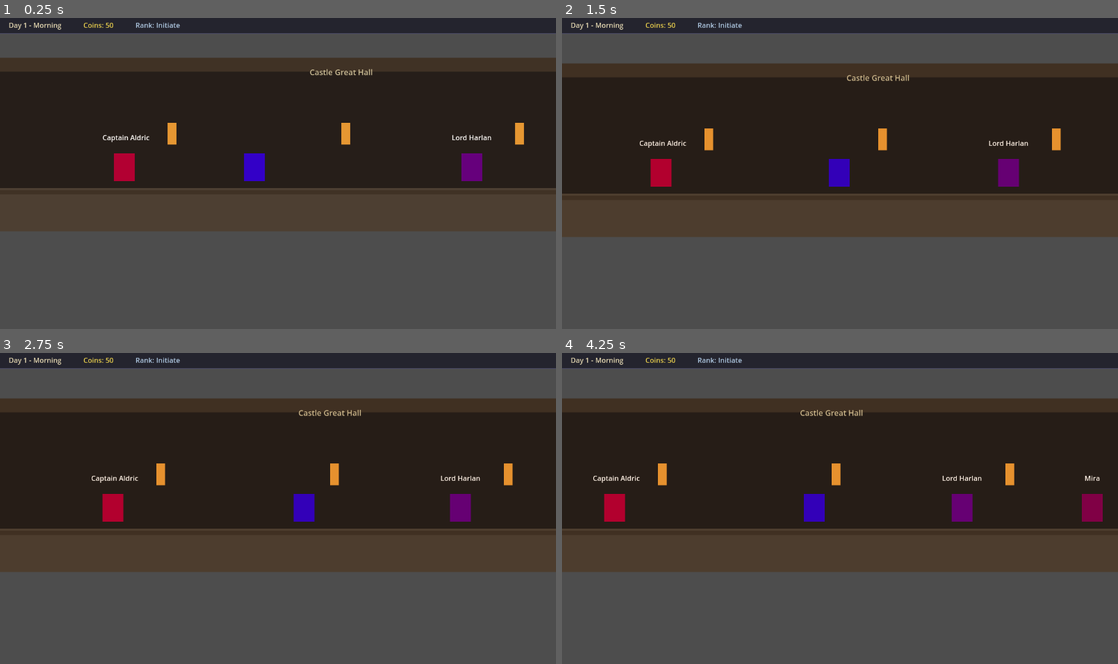
Above: before the commit, frames 1-4 (two rows, left to right).
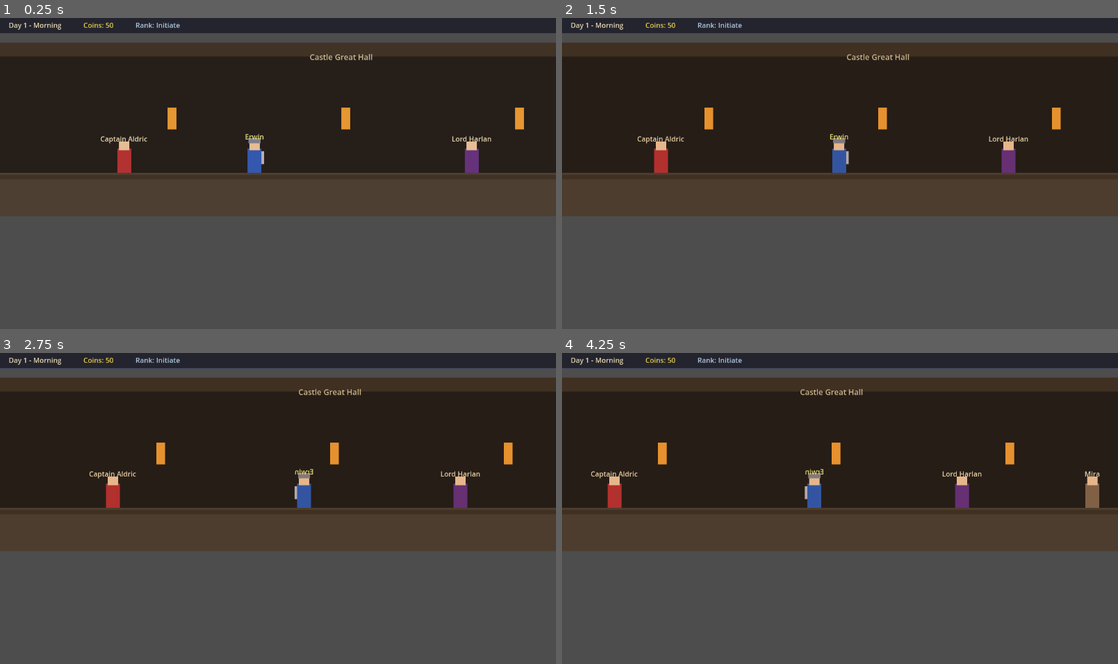
Above: after the commit, the same moments.

Repository: EMERKOR/The-Game-With-No-Name
Game: Godot game, scene res://scenes/main/main.tscn
The game is run twice, just before and just after one commit, with the same random seed, the same clock (stepped at 60 frames per second) and the same inputs.
Inputs:
- Up to frame 1 (0.25 s): no input
- Up to frame 2 (1.5 s): tap Enter at 0.5 s; hold D (move_right) 0.53-1.28 s; hold E (interact) 0.53-1.28 s; hold A (move_left) from 1.28 s (still down); tap 1 at 1.35 s
- Up to frame 3 (2.75 s): release A (move_left) at 2.03 s; hold D (move_right) from 2.03 s (still down); tap 9 at 2.1 s
- Up to frame 4 (4.25 s): tap E (interact) at 2.85 s; release D (move_right) at 3.53 s; hold A (move_left) from 3.53 s (still down); tap 1 at 3.6 s

The runs differ from the first frame. In frame 1, 20% of the frame differs, in the area x 0-100%, y 8-69%; in frame 2, 26%; in frame 3, 26%; in frame 4, 26%, in the area x 0-100%, y 8-71%.

Commit message:
Fix player and NPC visuals to use ColorRect instead of PlaceholderTexture2D
PlaceholderTexture2D does not render visibly, causing blank screen.
Changed to ColorRect-based character visuals that display properly.

Changes:
- Player scene: ColorRect body/head/helmet/sword, RectangleShape2D collision
- NPC scene: ColorRect body/head, RectangleShape2D collision
- Updated controllers to remove AnimatedSprite2D references
- Fixed character positions to y=0 (feet on floor)
- Fixed collision shape positions to properly interact with floor

Diff:
--- a/scenes/levels/castle_interior.tscn
+++ b/scenes/levels/castle_interior.tscn
@@ -101,22 +101,22 @@
 shape = SubResource("RectangleShape2D_ceiling")
 
 [node name="Player" parent="." instance=ExtResource("1_player")]
-position = Vector2(-200, -48)
+position = Vector2(-200, 0)
 
 [node name="CaptainAldric" parent="." instance=ExtResource("2_npc")]
-position = Vector2(-500, -48)
+position = Vector2(-500, 0)
 npc_id = "captain_aldric"
 display_name = "Captain Aldric"
 npc_color = Color(0.7, 0.2, 0.2, 1)
 
 [node name="LordHarlan" parent="." instance=ExtResource("2_npc")]
-position = Vector2(300, -48)
+position = Vector2(300, 0)
 npc_id = "lord_harlan"
 display_name = "Lord Harlan"
 npc_color = Color(0.4, 0.2, 0.5, 1)
 
 [node name="ServantMira" parent="." instance=ExtResource("2_npc")]
-position = Vector2(600, -48)
+position = Vector2(600, 0)
 npc_id = "servant_mira"
 display_name = "Mira"
 npc_color = Color(0.5, 0.4, 0.3, 1)
--- a/scenes/npcs/npc.tscn
+++ b/scenes/npcs/npc.tscn
@@ -1,52 +1,49 @@
-[gd_scene load_steps=5 format=3 uid="uid://chnpc1yx8e4j"]
+[gd_scene load_steps=3 format=3 uid="uid://chnpc1yx8e4j"]
 
 [ext_resource type="Script" path="res://scripts/npcs/npc_controller.gd" id="1_npc"]
 
-[sub_resource type="PlaceholderTexture2D" id="PlaceholderTexture2D_npc"]
-size = Vector2(48, 64)
-
-[sub_resource type="SpriteFrames" id="SpriteFrames_npc"]
-animations = [{
-"frames": [{
-"duration": 1.0,
-"texture": SubResource("PlaceholderTexture2D_npc")
-}],
-"loop": true,
-"name": &"idle",
-"speed": 5.0
-}]
-
-[sub_resource type="CapsuleShape2D" id="CapsuleShape2D_npc"]
-radius = 16.0
-height = 48.0
+[sub_resource type="RectangleShape2D" id="RectangleShape2D_npc"]
+size = Vector2(28, 56)
 
 [node name="NPC" type="CharacterBody2D" groups=["interactable"]]
 collision_layer = 1
 collision_mask = 2
 script = ExtResource("1_npc")
 
-[node name="AnimatedSprite2D" type="AnimatedSprite2D" parent="."]
-sprite_frames = SubResource("SpriteFrames_npc")
-animation = &"idle"
-autoplay = "idle"
+[node name="Body" type="ColorRect" parent="."]
+offset_left = -16.0
+offset_top = -56.0
+offset_right = 16.0
+offset_bottom = 0.0
+color = Color(0.5, 0.5, 0.5, 1)
+
+[node name="Head" type="ColorRect" parent="."]
+offset_left = -12.0
+offset_top = -72.0
+offset_right = 12.0
+offset_bottom = -52.0
+color = Color(0.9, 0.75, 0.6, 1)
 
 [node name="CollisionShape2D" type="CollisionShape2D" parent="."]
-position = Vector2(0, -24)
-shape = SubResource("CapsuleShape2D_npc")
+position = Vector2(0, -28)
+shape = SubResource("RectangleShape2D_npc")
 
 [node name="NameLabel" type="Label" parent="."]
-offset_left = -50.0
-offset_top = -80.0
-offset_right = 50.0
-offset_bottom = -60.0
+offset_left = -60.0
+offset_top = -90.0
+offset_right = 60.0
+offset_bottom = -72.0
+theme_override_colors/font_color = Color(0.9, 0.85, 0.7, 1)
 horizontal_alignment = 1
 vertical_alignment = 1
 
 [node name="PromptLabel" type="Label" parent="."]
 visible = false
-offset_left = -50.0
-offset_top = 20.0
-offset_right = 50.0
-offset_bottom = 40.0
+offset_left = -40.0
+offset_top = 10.0
+offset_right = 40.0
+offset_bottom = 30.0
+theme_override_colors/font_color = Color(0.9, 0.9, 0.4, 1)
+text = "[E] Talk"
 horizontal_alignment = 1
 vertical_alignment = 1
--- a/scenes/player/player.tscn
+++ b/scenes/player/player.tscn
@@ -1,55 +1,63 @@
-[gd_scene load_steps=5 format=3 uid="uid://blxwvn1yx8e4j"]
+[gd_scene load_steps=4 format=3 uid="uid://blxwvn1yx8e4j"]
 
 [ext_resource type="Script" path="res://scripts/player/player_controller.gd" id="1_player"]
 
-[sub_resource type="PlaceholderTexture2D" id="PlaceholderTexture2D_player"]
-size = Vector2(48, 64)
-
-[sub_resource type="SpriteFrames" id="SpriteFrames_player"]
-animations = [{
-"frames": [{
-"duration": 1.0,
-"texture": SubResource("PlaceholderTexture2D_player")
-}],
-"loop": true,
-"name": &"idle",
-"speed": 5.0
-}, {
-"frames": [{
-"duration": 1.0,
-"texture": SubResource("PlaceholderTexture2D_player")
-}],
-"loop": true,
-"name": &"walk",
-"speed": 8.0
-}]
-
-[sub_resource type="CapsuleShape2D" id="CapsuleShape2D_body"]
-radius = 16.0
-height = 48.0
+[sub_resource type="RectangleShape2D" id="RectangleShape2D_body"]
+size = Vector2(28, 56)
 
 [sub_resource type="CircleShape2D" id="CircleShape2D_interact"]
-radius = 40.0
+radius = 50.0
 
 [node name="Player" type="CharacterBody2D"]
 collision_layer = 2
 collision_mask = 1
 script = ExtResource("1_player")
 
-[node name="AnimatedSprite2D" type="AnimatedSprite2D" parent="."]
-modulate = Color(0.2, 0.4, 0.8, 1)
-sprite_frames = SubResource("SpriteFrames_player")
-animation = &"idle"
-autoplay = "idle"
+[node name="Body" type="ColorRect" parent="."]
+offset_left = -16.0
+offset_top = -56.0
+offset_right = 16.0
+offset_bottom = 0.0
+color = Color(0.2, 0.35, 0.7, 1)
+
+[node name="Head" type="ColorRect" parent="."]
+offset_left = -12.0
+offset_top = -72.0
+offset_right = 12.0
+offset_bottom = -52.0
+color = Color(0.9, 0.75, 0.6, 1)
+
+[node name="Helmet" type="ColorRect" parent="."]
+offset_left = -14.0
+offset_top = -80.0
+offset_right = 14.0
+offset_bottom = -68.0
+color = Color(0.5, 0.5, 0.55, 1)
+
+[node name="Sword" type="ColorRect" parent="."]
+offset_left = 16.0
+offset_top = -50.0
+offset_right = 22.0
+offset_bottom = -20.0
+color = Color(0.7, 0.7, 0.75, 1)
 
 [node name="CollisionShape2D" type="CollisionShape2D" parent="."]
-position = Vector2(0, -24)
-shape = SubResource("CapsuleShape2D_body")
+position = Vector2(0, -28)
+shape = SubResource("RectangleShape2D_body")
 
 [node name="InteractionArea" type="Area2D" parent="."]
 collision_layer = 4
 collision_mask = 4
 
 [node name="CollisionShape2D" type="CollisionShape2D" parent="InteractionArea"]
-position = Vector2(0, -24)
+position = Vector2(0, -40)
 shape = SubResource("CircleShape2D_interact")
+
+[node name="NameLabel" type="Label" parent="."]
+offset_left = -30.0
+offset_top = -95.0
+offset_right = 30.0
+offset_bottom = -80.0
+theme_override_colors/font_color = Color(0.9, 0.9, 0.5, 1)
+text = "Erwin"
+horizontal_alignment = 1
--- a/scripts/npcs/npc_controller.gd
+++ b/scripts/npcs/npc_controller.gd
@@ -5,7 +5,7 @@
 @export var dialogue_start_node: String = "start"
 @export var npc_color: Color = Color(0.5, 0.5, 0.5, 1.0)
 
-@onready var sprite: AnimatedSprite2D = $AnimatedSprite2D
+@onready var body: ColorRect = $Body
 @onready var name_label: Label = $NameLabel
 @onready var prompt_label: Label = $PromptLabel
 
@@ -15,8 +15,7 @@
 	add_to_group("interactable")
 	name_label.text = display_name
 	prompt_label.visible = false
-	sprite.play("idle")
-	sprite.modulate = npc_color
+	body.color = npc_color
 
 func on_interact(_player: Node) -> void:
 	# Check for mission-specific dialogue first
--- a/scripts/player/player_controller.gd
+++ b/scripts/player/player_controller.gd
@@ -2,7 +2,6 @@
 
 @export var move_speed: float = 200.0
 
-@onready var sprite: AnimatedSprite2D = $AnimatedSprite2D
 @onready var interaction_area: Area2D = $InteractionArea
 
 var can_move: bool = true
@@ -20,8 +19,6 @@
 func _physics_process(_delta: float) -> void:
 	if not can_move:
 		velocity = Vector2.ZERO
-		if sprite.animation != "idle":
-			sprite.play("idle")
 		return
 
 	var direction = Input.get_axis("move_left", "move_right")
@@ -29,13 +26,10 @@
 	if direction != 0:
 		velocity.x = direction * move_speed
 		facing_right = direction > 0
-		sprite.flip_h = not facing_right
-		if sprite.animation != "walk":
-			sprite.play("walk")
+		# Flip the character visually by scaling
+		scale.x = 1 if facing_right else -1
 	else:
 		velocity.x = move_toward(velocity.x, 0, move_speed)
-		if sprite.animation != "idle":
-			sprite.play("idle")
 
 	move_and_slide()
 
